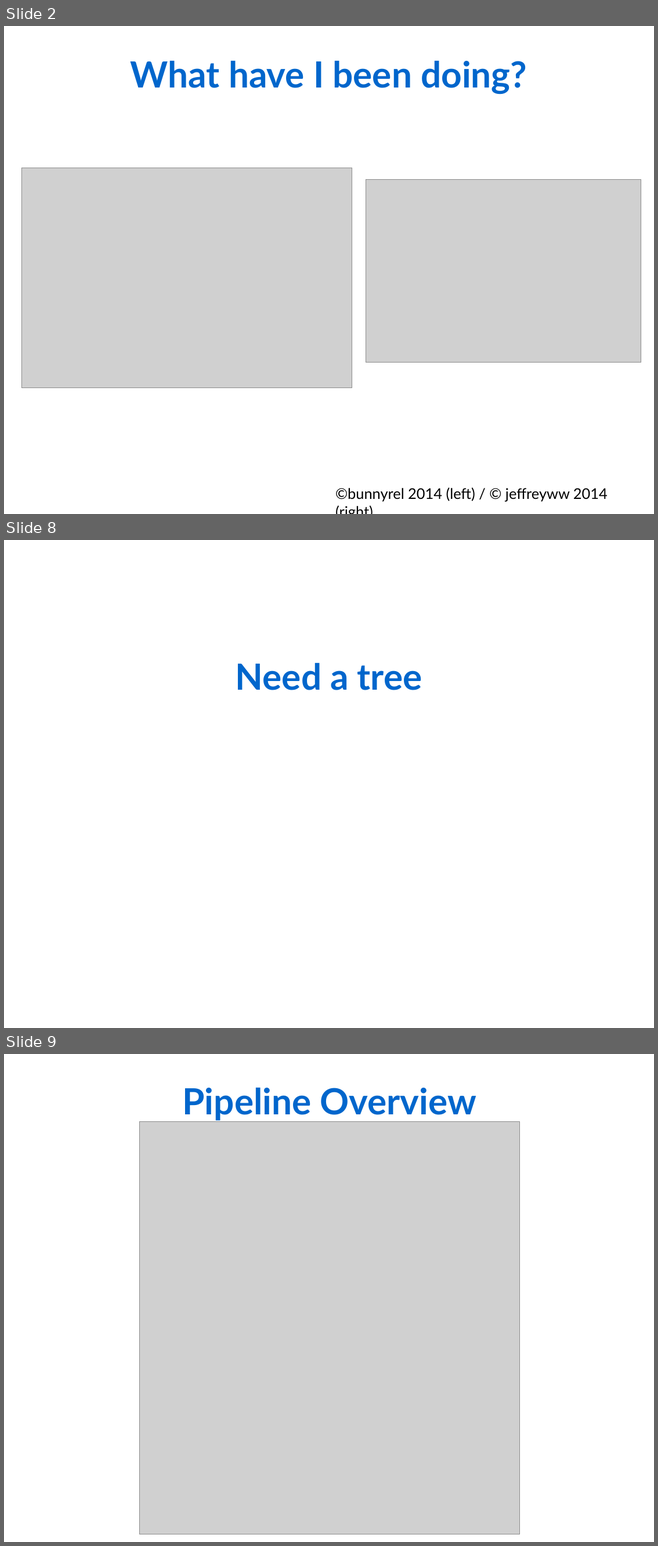
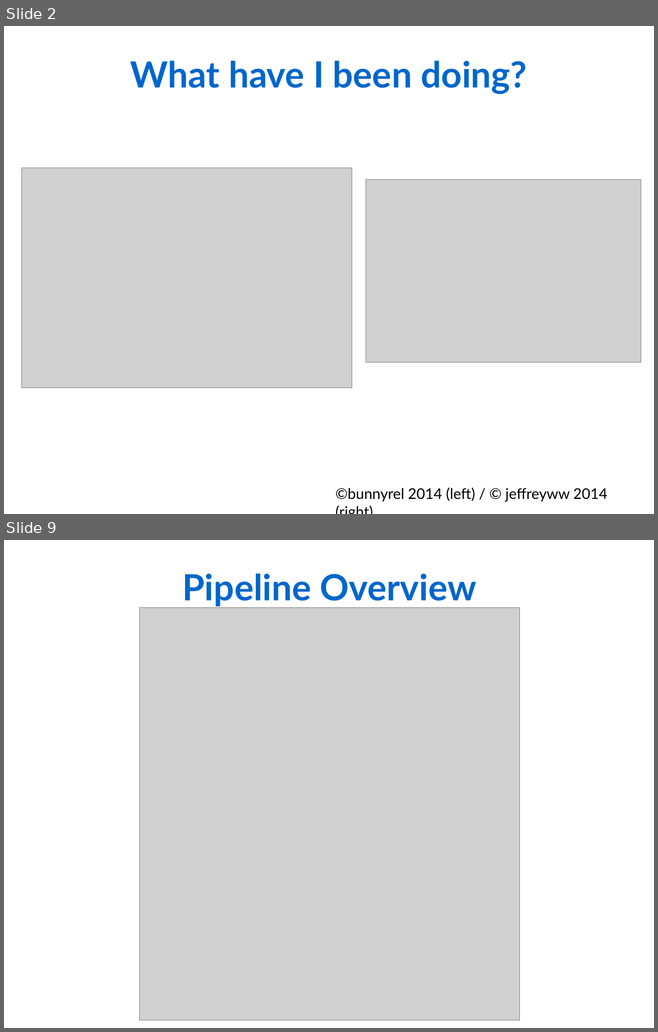
Before and after one commit to Rekyt/lynchlabpresentation2014, a slide deck: LabMeetingPresentation.odp. Shown one above the other, each under a label of ours: slides 2, 8 and 9 before the commit, slides 2 and 9 after it; the slides between them are not shown. The pictures are 658x1546 and 658x1032 pixels, drawn with LibreOffice and Linux fonts; fonts in the diff are those of the drawing; grey boxes stand for pictures. Boxes give left, top, right and bottom in pixels: in the first picture for what was removed or moved away, otherwise in the second. Text is boxed around its words. In the diff, an @@ line names an element or a change of style, - is before the commit and + after.

```diff
--- a/LabMeetingPresentation.odp
+++ b/LabMeetingPresentation.odp
@@ slide 8 removed at (4, 540, 654, 1028), background #FFFFFF @@
@@ text removed at (235, 663, 422, 690) @@
-Need a tree
```
Also in this commit, not shown: 5 slides changed, 2 slides added, 1 other slide removed.
